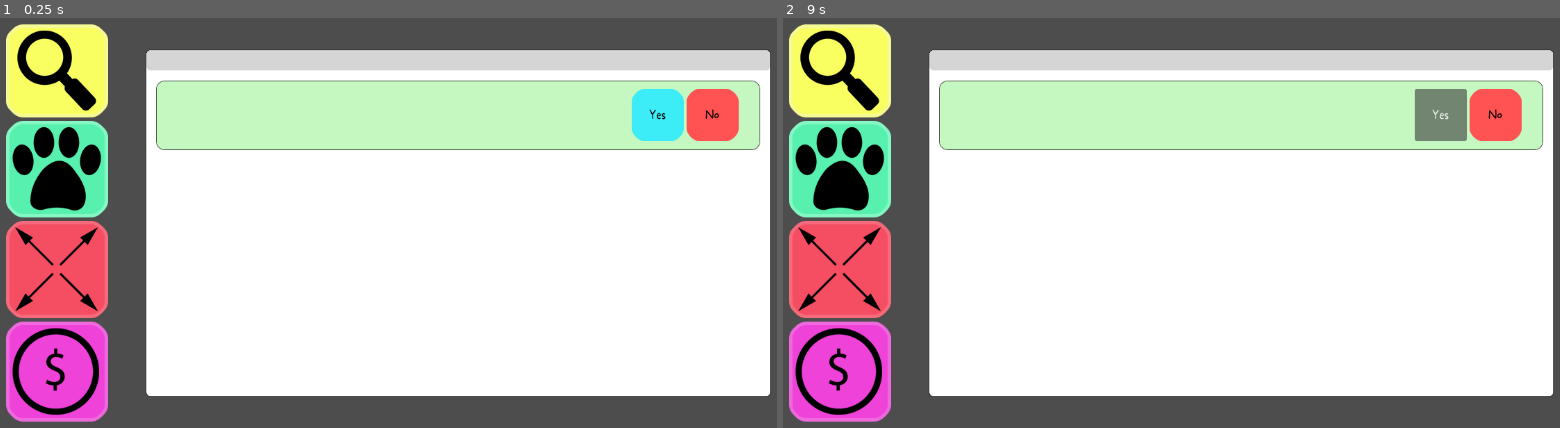
Above: before the commit, frames 1-2 (left to right).
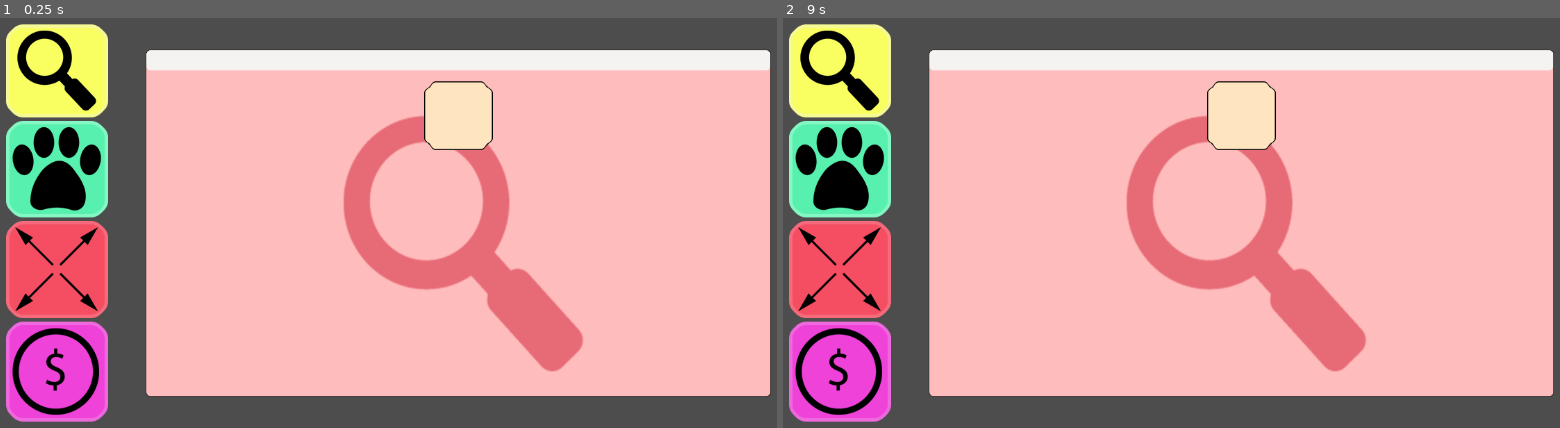
Above: after the commit, the same moments.

Repository: Gray-Alec58/gam-capstone
Game: Godot game, scene res://Scenes/computer_screen.tscn
The game is run twice, just before and just after one commit, with the same random seed, the same clock (stepped at 60 frames per second) and the same inputs. The project has no main scene, so this scene is started directly.
Inputs (mouse positions are in pixels of both pictures, inside the frame that each line leads up to):
- Up to frame 1 (0.25 s): no input
- Up to frame 2 (9 s): click (1443, 116) at 0.5 s, where only the run before the commit has a clickable "Yes"; click (1241, 116) at 1.27 s; click (1497, 116) at 2 s, where only the run before the commit has a clickable "No"; click (837, 71) at 2.75 s; click (837, 169) at 3.5 s; click (837, 268) at 4.25 s; click (837, 370) at 5 s; click (837, 71) at 5.75 s; click (837, 169) at 6.5 s; click (837, 268) at 7.25 s; click (837, 370) at 8 s; click (1443, 116) at 8.75 s, where only the run before the commit has a clickable "Yes"

The runs differ from the first frame. In frame 1, 68% of the frame differs, in the area x 18-100%, y 7-93%; in frame 2, 68%.

Commit message:
Test Push

Diff:
--- a/Scenes/computer_screen.tscn
+++ b/Scenes/computer_screen.tscn
@@ -10,6 +10,7 @@
 [ext_resource type="Texture2D" uid="uid://sxtqn1b318ap" path="res://Art/UI_Exports/FundraiserApp/FundraiserIcon.png" id="8_35gut"]
 [ext_resource type="Texture2D" uid="uid://dt844j2edivar" path="res://Art/UI_Exports/ResearchApp/ResearchWindowBG.png" id="9_1fm7g"]
 [ext_resource type="Texture2D" uid="uid://c5yhv6ijd4n0g" path="res://Art/UI_Exports/RescueApp/RescueWindowBG.png" id="10_e6ljc"]
+[ext_resource type="Texture2D" uid="uid://mjmsgcdybsyj" path="res://Art/UI_Exports/ResearchApp/ResearchAnimalButton.png" id="10_jv7rh"]
 [ext_resource type="Texture2D" uid="uid://dgurly0qlvwpl" path="res://Art/UI_Exports/RescueApp/RescueUI.png" id="11_sqaj2"]
 [ext_resource type="Texture2D" uid="uid://psiloyf4li7g" path="res://Art/UI_Exports/ExpandApp/ExpandWindowBG.png" id="12_8ptuv"]
 [ext_resource type="FontFile" uid="uid://cg0sgnllbk1h7" path="res://Art/Fonts/more-sugar.thin.ttf" id="12_b3akq"]
@@ -45,6 +46,13 @@
 texture_margin_right = 10.0
 texture_margin_bottom = 10.0
 
+[sub_resource type="StyleBoxTexture" id="StyleBoxTexture_dfmt8"]
+texture = ExtResource("10_jv7rh")
+texture_margin_left = 10.0
+texture_margin_top = 10.0
+texture_margin_right = 10.0
+texture_margin_bottom = 10.0
+
 [sub_resource type="FontVariation" id="FontVariation_dfmt8"]
 base_font = ExtResource("12_b3akq")
 
@@ -123,27 +131,16 @@
 icon = ExtResource("8_35gut")
 
 [node name="ResearchWindow" type="MarginContainer" parent="ScreenContainer" unique_id=2097095101]
-visible = false
-custom_minimum_size = Vector2(900, 500)
-layout_mode = 2
-size_flags_horizontal = 8
-size_flags_vertical = 4
-
-[node name="NinePatchRect" type="NinePatchRect" parent="ScreenContainer/ResearchWindow" unique_id=141317038]
+custom_minimum_size = Vector2(900, 500)
+layout_mode = 2
+size_flags_horizontal = 8
+size_flags_vertical = 4
+
+[node name="WindowBackground" type="NinePatchRect" parent="ScreenContainer/ResearchWindow" unique_id=141317038]
 layout_mode = 2
 texture = ExtResource("9_1fm7g")
 
-[node name="RescueWindow" type="MarginContainer" parent="ScreenContainer" unique_id=1478634671]
-custom_minimum_size = Vector2(900, 500)
-layout_mode = 2
-size_flags_horizontal = 8
-size_flags_vertical = 4
-
-[node name="NinePatchRect" type="NinePatchRect" parent="ScreenContainer/RescueWindow" unique_id=2096491896]
-layout_mode = 2
-texture = ExtResource("10_e6ljc")
-
-[node name="MarginContainer" type="MarginContainer" parent="ScreenContainer/RescueWindow/NinePatchRect" unique_id=795569399]
+[node name="MarginContainer" type="MarginContainer" parent="ScreenContainer/ResearchWindow/WindowBackground" unique_id=195663205]
 layout_mode = 1
 anchors_preset = 15
 anchor_right = 1.0
@@ -155,15 +152,53 @@
 theme_override_constants/margin_right = 15
 theme_override_constants/margin_bottom = 20
 
-[node name="VBoxContainer" type="VBoxContainer" parent="ScreenContainer/RescueWindow/NinePatchRect/MarginContainer" unique_id=1825840766]
-layout_mode = 2
-
-[node name="NinePatchRect" type="NinePatchRect" parent="ScreenContainer/RescueWindow/NinePatchRect/MarginContainer/VBoxContainer" unique_id=331962802]
+[node name="VBoxContainer" type="VBoxContainer" parent="ScreenContainer/ResearchWindow/WindowBackground/MarginContainer" unique_id=1232018907]
+layout_mode = 2
+
+[node name="HBoxContainer" type="HBoxContainer" parent="ScreenContainer/ResearchWindow/WindowBackground/MarginContainer/VBoxContainer" unique_id=110094435]
+layout_mode = 2
+size_flags_horizontal = 4
+size_flags_vertical = 4
+
+[node name="Button" type="Button" parent="ScreenContainer/ResearchWindow/WindowBackground/MarginContainer/VBoxContainer/HBoxContainer" unique_id=1331333845]
+custom_minimum_size = Vector2(100, 100)
+layout_mode = 2
+theme_override_styles/normal = SubResource("StyleBoxTexture_dfmt8")
+theme_override_styles/pressed = SubResource("StyleBoxTexture_dfmt8")
+theme_override_styles/hover = SubResource("StyleBoxTexture_dfmt8")
+
+[node name="RescueWindow" type="MarginContainer" parent="ScreenContainer" unique_id=1478634671]
+visible = false
+custom_minimum_size = Vector2(900, 500)
+layout_mode = 2
+size_flags_horizontal = 8
+size_flags_vertical = 4
+
+[node name="WindowBackground" type="NinePatchRect" parent="ScreenContainer/RescueWindow" unique_id=2096491896]
+layout_mode = 2
+texture = ExtResource("10_e6ljc")
+
+[node name="MarginContainer" type="MarginContainer" parent="ScreenContainer/RescueWindow/WindowBackground" unique_id=795569399]
+layout_mode = 1
+anchors_preset = 15
+anchor_right = 1.0
+anchor_bottom = 1.0
+grow_horizontal = 2
+grow_vertical = 2
+theme_override_constants/margin_left = 15
+theme_override_constants/margin_top = 45
+theme_override_constants/margin_right = 15
+theme_override_constants/margin_bottom = 20
+
+[node name="ResearchAnimalList" type="VBoxContainer" parent="ScreenContainer/RescueWindow/WindowBackground/MarginContainer" unique_id=1825840766]
+layout_mode = 2
+
+[node name="NinePatchRect" type="NinePatchRect" parent="ScreenContainer/RescueWindow/WindowBackground/MarginContainer/ResearchAnimalList" unique_id=331962802]
 custom_minimum_size = Vector2(0, 100)
 layout_mode = 2
 texture = ExtResource("11_sqaj2")
 
-[node name="MarginContainer" type="MarginContainer" parent="ScreenContainer/RescueWindow/NinePatchRect/MarginContainer/VBoxContainer/NinePatchRect" unique_id=1850751010]
+[node name="MarginContainer" type="MarginContainer" parent="ScreenContainer/RescueWindow/WindowBackground/MarginContainer/ResearchAnimalList/NinePatchRect" unique_id=1850751010]
 layout_mode = 1
 anchors_preset = 15
 anchor_right = 1.0
@@ -175,14 +210,14 @@
 theme_override_constants/margin_right = 10
 theme_override_constants/margin_bottom = 5
 
-[node name="HBoxContainer" type="HBoxContainer" parent="ScreenContainer/RescueWindow/NinePatchRect/MarginContainer/VBoxContainer/NinePatchRect/MarginContainer" unique_id=1244010540]
+[node name="AdoptButtonContainer" type="HBoxContainer" parent="ScreenContainer/RescueWindow/WindowBackground/MarginContainer/ResearchAnimalList/NinePatchRect/MarginContainer" unique_id=1244010540]
 custom_minimum_size = Vector2(175, 75)
 layout_mode = 2
 size_flags_horizontal = 8
 size_flags_vertical = 4
 theme_override_constants/separation = 4
 
-[node name="YesButton" type="Button" parent="ScreenContainer/RescueWindow/NinePatchRect/MarginContainer/VBoxContainer/NinePatchRect/MarginContainer/HBoxContainer" unique_id=973155605]
+[node name="YesButton" type="Button" parent="ScreenContainer/RescueWindow/WindowBackground/MarginContainer/ResearchAnimalList/NinePatchRect/MarginContainer/AdoptButtonContainer" unique_id=973155605]
 custom_minimum_size = Vector2(75, 75)
 layout_mode = 2
 size_flags_horizontal = 4
@@ -192,7 +227,7 @@
 theme_override_styles/normal = SubResource("StyleBoxTexture_ygkgy")
 text = "Yes"
 
-[node name="NoButton" type="Button" parent="ScreenContainer/RescueWindow/NinePatchRect/MarginContainer/VBoxContainer/NinePatchRect/MarginContainer/HBoxContainer" unique_id=677050709]
+[node name="NoButton" type="Button" parent="ScreenContainer/RescueWindow/WindowBackground/MarginContainer/ResearchAnimalList/NinePatchRect/MarginContainer/AdoptButtonContainer" unique_id=677050709]
 custom_minimum_size = Vector2(75, 75)
 layout_mode = 2
 size_flags_horizontal = 4
